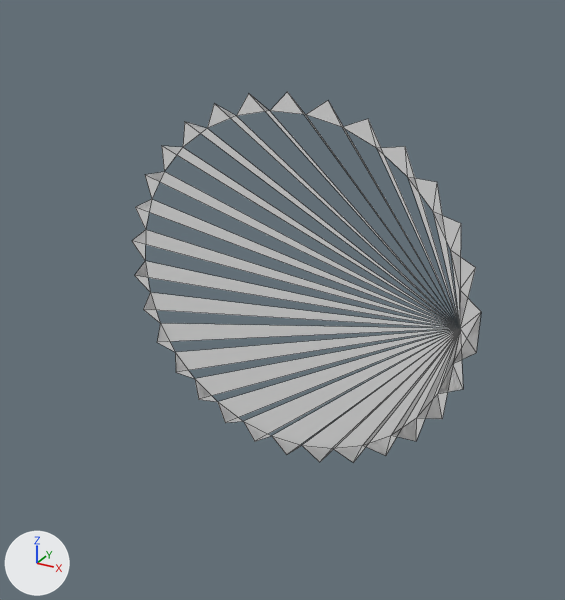
What one commit did to the OBJ model code/data/meshes/wheel.obj.
Before and after are seen from a 50 mm lens placed at (1.94, -3.58, 1.73), pointed at (0.08, -0.19, 0.04). Every picture has the same lights, and +X, +Y and +Z are marked at lower left. Mesh edges are drawn as thin lines. Where no turn or scale is listed for an object, it has been applied to the vertices.

Names of what the first picture shows: 'wheel'.
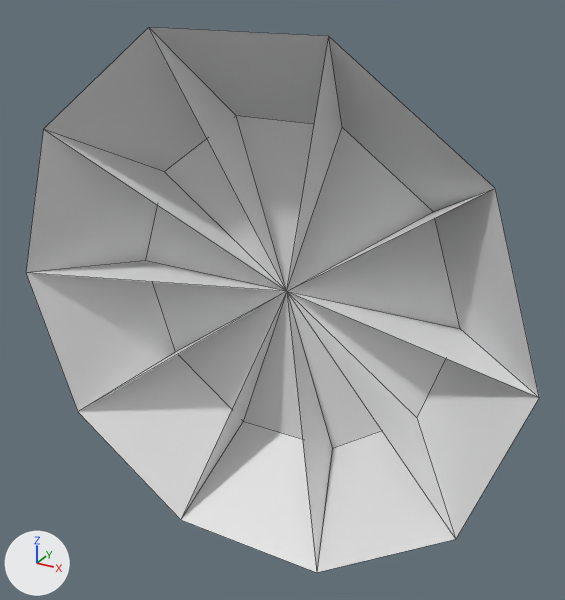
Location of each change, (x1, y1, x2, y2) in pixels of the pictures (565 x 600 px):
'wheel', reshaped (47% wider, 47% taller): before (132, 92, 481, 462); after (26, 27, 539, 573)

The change, as a diff of the scene's bpy script:
```diff
--- a/code/data/meshes/wheel.obj.py
+++ b/code/data/meshes/wheel.obj.py
@@ me_wheel @@
 # used by ob_wheel; location = (0.0, 0.0, 0.0)
-me_wheel.from_pydata(...)  # 60 vertices, 60 faces; spans x -1.09..1.09, y 0.0, z -1.1..1.1
+me_wheel.from_pydata(...)  # 21 vertices, 30 faces; spans x -1.5..1.5, y -0.5..0.0, z -1.43..1.43
+# me_wheel part 1
+# 50 vertices are removed from x -1.09..1.09, y 0.0, z -1.1..1.1
+# 60 faces are deleted
+# 11 vertices are added at x -1.5..1.5, y -0.5..0.0, z -1.43..1.43
+# 30 new faces join them
```
